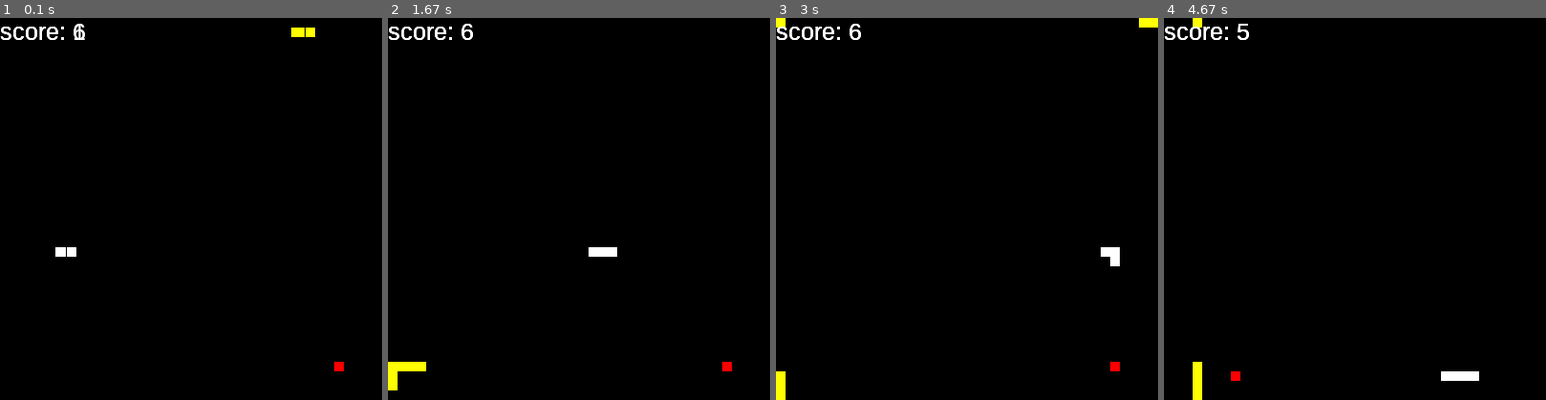
Above: before the commit, frames 1-4 (left to right).
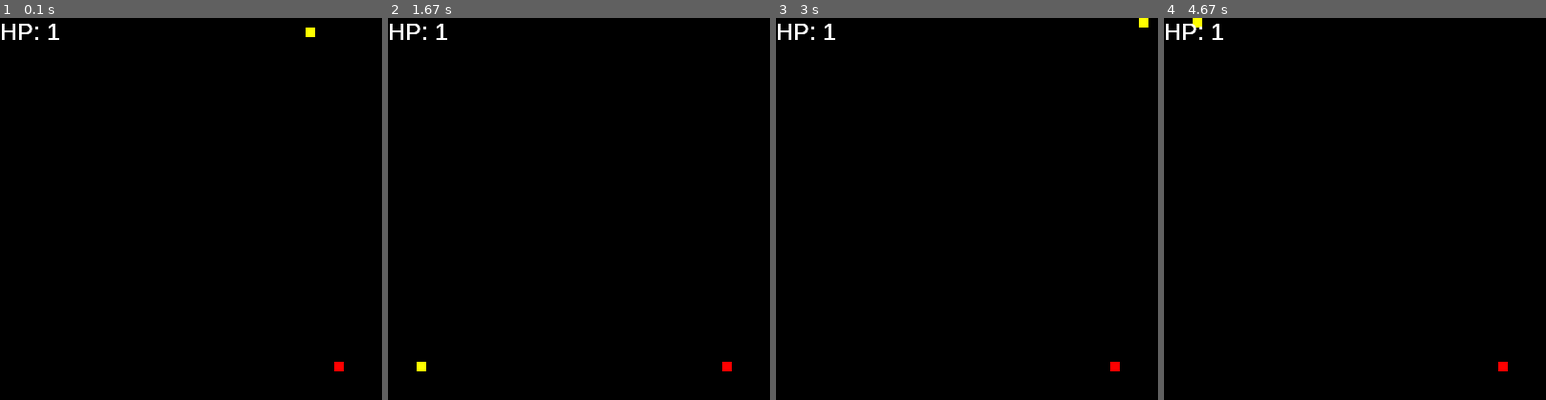
Above: after the commit, the same moments.

Repository: NourHabbal/Programming-classwork
Game: pygame game, started from Custom Pygame Project/main.py
The game is run twice, just before and just after one commit, with the same random seed, the same clock (stepped at 60 frames per second) and the same inputs.
Inputs:
- Up to frame 1 (0.1 s): no input
- Up to frame 2 (1.67 s): hold Right 0.33-0.8 s; hold Up 0.83-1.3 s; hold Right from 1.33 s (still down)
- Up to frame 3 (3 s): release Right at 1.8 s; hold Left 1.83-2.37 s; hold Down 2.4-2.7 s; hold Left from 2.73 s (still down)
- Up to frame 4 (4.67 s): release Left at 3.13 s; hold Up 3.17-3.53 s; hold Right 3.57-4.2 s; hold Down 4.23-4.6 s; hold Left from 4.63 s (still down)

The runs differ from the first frame. In frame 1, 0.7% of the frame differs, in the area x 0-80%, y 1-63%; in frame 2, 0.9%; in frame 3, 0.9%; in frame 4, 1.1%, in the area x 0-90%, y 1-100%.

Commit message:
Update main.py

Diff:
--- a/Custom Pygame Project/main.py
+++ b/Custom Pygame Project/main.py
@@ -1,9 +1,17 @@
 import pygame
 import random
 
+# GAME NAME -- SNAKE 2.0
+
 pygame.init()
 
 # i love classes now.
+
+player_dot_count = 0
+START_AI = False
+spawn_AI_at_player_dot = 5
+AI_START_HP = 5
+PLAYER_START_HP = 0
 
 win_width, win_height = 400, 400
 
@@ -49,8 +57,8 @@
     win_display.fill(COLOR["black"])
 
 def show_score():
-    score_count = font.render("score: " + str(len(snake1.body_list)), True, COLOR["white"])
-    win_display.blit(score_count, [0, 0])
+    HP = font.render("HP: " + str(len(snake1.body_list)), True, COLOR["white"])
+    win_display.blit(HP, [0, 0])
 
 def show_lose_message():
     lose_msg = font.render("GAME OVER", True, COLOR["white"])
@@ -66,7 +74,7 @@
         self.pos_y = food_y
     def reset_position(self, eaten_by):
         self.pos_x, self.pos_y = get_num_within_range("x"), get_num_within_range("y")
-        global game_end
+        global START_AI
         match eaten_by:
             case "AI":
                 try:
@@ -74,11 +82,20 @@
                 except:
                     end_game("lose")
             case "PLAYER":
+                global player_dot_count
                 try:
                     if len(snake2.body_list) > 1:
                         del snake2.body_list[0]
                     else:
-                        end_game("win")
+                        player_dot_count += 1
+                        if (player_dot_count <= spawn_AI_at_player_dot) and START_AI == False:
+                            if player_dot_count == spawn_AI_at_player_dot:
+                                START_AI = True
+                            else:
+                                pass
+
+                        elif START_AI == True:
+                            end_game("win")
                         #snake2.body_list = []
 
                 except:
@@ -123,45 +140,47 @@
         del self.body_list[0]
 
     def handle_snake(self, target_x, target_y, snake_type):
-        global game_end
+        global START_AI
         show_score()
         match snake_type:
             case "AI":
-                if give_length[1]:
-                    self.element = self.pos_x
-                    for i in range(2):
-                        self.body_list.append((self.element - 1, self.pos_y))
-                        self.element = self.element - 1
-                give_length[1] = False
-
-                self.pick_direction(target_x, target_y)
-                if random.choice([True, False, False, False]):
-                    if self.displace_x != 0:
+                if START_AI == True:
+                    if give_length[1]:
+                        self.element = self.pos_x
+                        for i in range(AI_START_HP):
+                            self.body_list.append((self.element - 1, self.pos_y))
+                            self.element = self.element - 1
+                    give_length[1] = False
+
+                    self.pick_direction(target_x, target_y)
+                    if random.choice([True, False, False, False]):
+                        if self.displace_x != 0:
+                            self.pos_x = (self.pos_x + self.displace_x) % win_width
+                        else:
+                            self.pos_y = (self.pos_y + self.displace_y) % win_height
+                    else:
                         self.pos_x = (self.pos_x + self.displace_x) % win_width
+                        self.pos_y = (self.pos_y + self.displace_y) % win_height
+                    self.body_list.append((self.pos_x, self.pos_y))
+                    if (target_x == self.pos_x and target_y == self.pos_y):
+                        red_dot.reset_position("AI")
                     else:
-                        self.pos_y = (self.pos_y + self.displace_y) % win_height
-                else:
-                    self.pos_x = (self.pos_x + self.displace_x) % win_width
-                    self.pos_y = (self.pos_y + self.displace_y) % win_height
-                self.body_list.append((self.pos_x, self.pos_y))
-                if (target_x == self.pos_x and target_y == self.pos_y):
-                    red_dot.reset_position("AI")
-                else:
-                    self.remove_newest_element()
-                red_dot.draw_food()
-                for (i,j) in self.body_list:
-                    try:
-                        if (i,j) != snake1.body_list[-1]:
-                            pygame.draw.rect(win_display, (COLOR["white"]), [i, j, base_width, base_height])
-                        else:
-                            pygame.draw.rect(win_display, (COLOR["orange"]), [i, j, base_width, base_height])
-                    except:
-                        end_game("lose")
+                        self.remove_newest_element()
+                    red_dot.draw_food()
+
+                    for (i,j) in self.body_list:
+                        try:
+                            if (i,j) != snake1.body_list[-1]:
+                                pygame.draw.rect(win_display, (COLOR["white"]), [i, j, base_width, base_height])
+                            else:
+                                pygame.draw.rect(win_display, (COLOR["orange"]), [i, j, base_width, base_height])
+                        except:
+                            end_game("lose")
                 pygame.display.update()
             case "PLAYER":
                 if give_length[0]:
                     self.element = self.pos_x
-                    for i in range(5):
+                    for i in range(PLAYER_START_HP):
                         self.body_list.append((self.element - 1, self.pos_y))
                         self.element = self.element - 1
                 give_length[0] = False
@@ -205,7 +224,7 @@
 
 def get_keys():
     keys = pygame.key.get_pressed()
-
+    #keybinds organized in a way diagonal movement is allowed
     if keys[pygame.K_LEFT]:
         snake1.displace_x = -10
         if keys[pygame.K_UP]:
@@ -240,8 +259,8 @@
             snake1.displace_x = 0
 
 
-
 def main():
+    global START_AI
     while True:
         for i in pygame.event.get():
             if (i.type == pygame.QUIT):
@@ -251,12 +270,14 @@
         fill_background()
         snake1.handle_snake(red_dot.pos_x, red_dot.pos_y, "PLAYER")
         snake2.handle_snake(red_dot.pos_x, red_dot.pos_y, "AI")
+
         clock.tick(10)
 if __name__ == "__main__":
     main()
 
 
 """
+initial idea
 check inputs and update them globally (snake positions)
 with or without input, call snake() function
 
